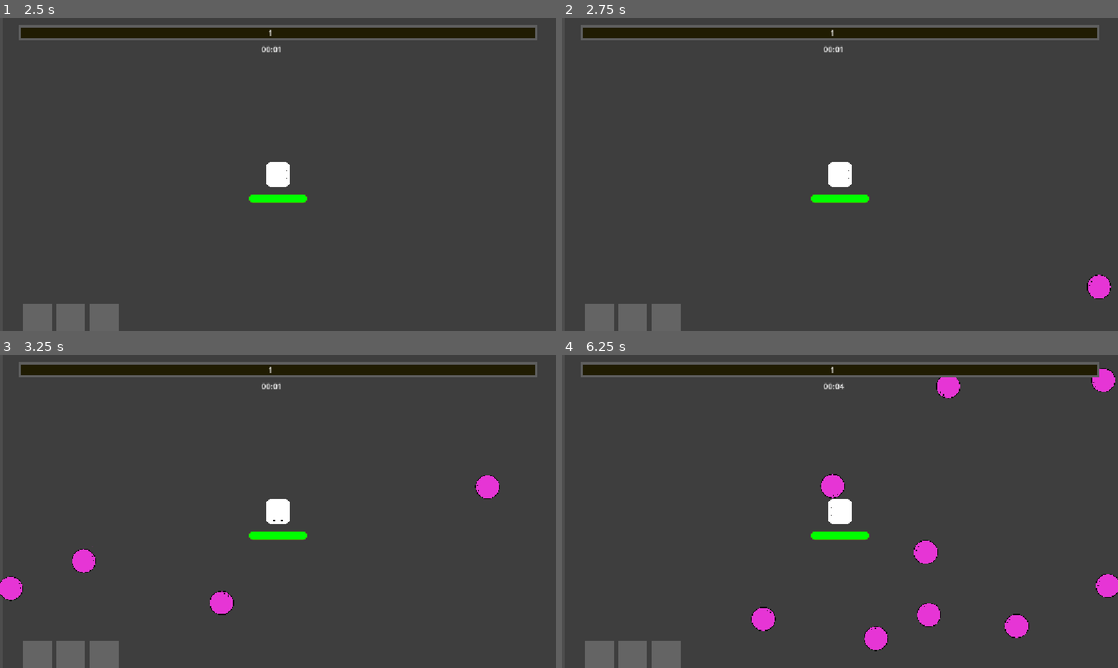
Above: before the commit, frames 1-4 (two rows, left to right).
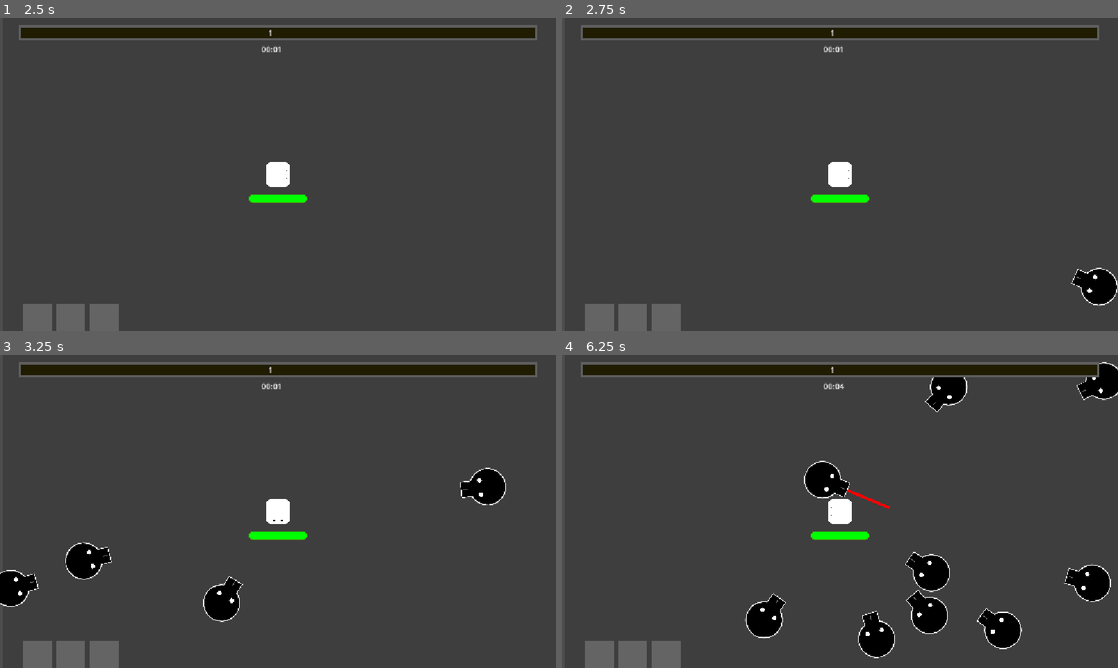
Above: after the commit, the same moments.

Repository: YamatoRyukyu/Unordered
Game: Godot game, scene res://Scenes/GameSequence/title.tscn
The game is run twice, just before and just after one commit, with the same random seed, the same clock (stepped at 60 frames per second) and the same inputs.
Inputs (mouse positions are in pixels of both pictures, inside the frame that each line leads up to):
- Up to frame 1 (2.5 s): click "START" at 0.5 s; click "START" at 1.25 s; tap Enter at 2 s; move the mouse to (400, 158) at 2.02 s; hold Right (move_right) from 2.03 s (still down)
- Up to frame 2 (2.75 s): keep holding Right (move_right)
- Up to frame 3 (3.25 s): move the mouse to (166, 527) at 2.77 s; release Right (move_right) at 2.78 s; hold Down (move_down) from 2.78 s (still down)
- Up to frame 4 (6.25 s): move the mouse to (895, 442) at 3.52 s; release Down (move_down) at 3.53 s; hold Right (move_right) 3.53-4.28 s; move the mouse to (812, 574) at 4.27 s; hold Up (move_up) 4.28-5.03 s; move the mouse to (1006, 558) at 5.02 s; hold Left (move_left) from 5.03 s (still down); move the mouse to (673, 464) at 5.77 s

Frame 1 is identical in both runs. In frame 2, 0.7% of the frame differs, in the area x 91-100%, y 79-92%; in frame 3, 2.7%; in frame 4, 6.4%, in the area x 32-100%, y 2-97%.

Commit message:
[enemy_add]Three enemy added

Diff:
--- a/Scenes/ActionDatas/ActionBase.tscn
+++ b/Scenes/ActionDatas/ActionBase.tscn
@@ -1,9 +1,14 @@
-[gd_scene load_steps=2 format=3 uid="uid://dghc1ei1q2aew"]
+[gd_scene load_steps=3 format=3 uid="uid://dghc1ei1q2aew"]
+
+[ext_resource type="Script" uid="uid://762a7va7vh66" path="res://Scenes/ActionDatas/action_base.gd" id="1_iar1c"]
 
 [sub_resource type="CircleShape2D" id="CircleShape2D_e7jhd"]
 radius = 29.410883
 
 [node name="Area2D" type="Area2D"]
+collision_layer = 0
+collision_mask = 0
+script = ExtResource("1_iar1c")
 
 [node name="CollisionShape2D" type="CollisionShape2D" parent="."]
 shape = SubResource("CircleShape2D_e7jhd")
--- a/Scenes/ActionDatas/Bomb/Bomb.tscn
+++ b/Scenes/ActionDatas/Bomb/Bomb.tscn
@@ -1,8 +1,9 @@
-[gd_scene load_steps=7 format=3 uid="uid://c7ip11hfvoh4k"]
+[gd_scene load_steps=8 format=3 uid="uid://c7ip11hfvoh4k"]
 
 [ext_resource type="PackedScene" uid="uid://dghc1ei1q2aew" path="res://Scenes/ActionDatas/ActionBase.tscn" id="1_q0avp"]
 [ext_resource type="Texture2D" uid="uid://bloxfju2tp5w1" path="res://Pictures/sight.png" id="2_8a5ev"]
 [ext_resource type="Script" uid="uid://tkv7ddvodfke" path="res://Scenes/ActionDatas/Bomb/bomb.gd" id="2_c5o74"]
+[ext_resource type="PackedScene" uid="uid://b3lt5xeqjytxk" path="res://Scenes/Particles/Explosion/explosion.tscn" id="4_07347"]
 
 [sub_resource type="Curve" id="Curve_c5o74"]
 _data = [Vector2(0, 1), 0.0, 0.0, 0, 0, Vector2(1, 0), 0.0, 0.0, 0, 0]
@@ -30,8 +31,12 @@
 collision_layer = 8
 collision_mask = 4
 script = ExtResource("2_c5o74")
+base_attack_damage = 10.0
+base_buff_amount = 1.0
 base_attack_distance = 300.0
+base_attack_rotation = 45
 attack_speed = 1.0
+knockback_force = 0.0
 
 [node name="CollisionShape2D" parent="." index="0"]
 disabled = true
@@ -41,14 +46,6 @@
 scale = Vector2(0.12399999, 0.12399999)
 texture = ExtResource("2_8a5ev")
 
-[node name="GPUParticles2D" type="GPUParticles2D" parent="CollisionShape2D" index="1"]
-z_index = 3
+[node name="GPUParticles2D" parent="CollisionShape2D" index="1" instance=ExtResource("4_07347")]
 position = Vector2(0, 1)
-emitting = false
-amount = 200
-lifetime = 0.5
-one_shot = true
-explosiveness = 0.89
-randomness = 1.0
-visibility_rect = Rect2(-50, -50, 100, 100)
-process_material = SubResource("ParticleProcessMaterial_8a5ev")
+process_material = SubResource("ParticleProcessMaterial_e1hii")
--- a/Scenes/ActionDatas/action_base.gd
+++ b/Scenes/ActionDatas/action_base.gd
@@ -1 +1,2 @@
-extends "res://Scripts/action.gd"
+class_name action
+extends Area2D
--- /dev/null
+++ b/Scenes/DamageLabel/damage_label.gd
@@ -0,0 +1,15 @@
+extends Label
+
+var timer :Timer
+@export var disp_time: float =0.5
+
+func _ready() -> void:
+	timer =$DamageDisplayTimer
+	timer.wait_time =disp_time
+	timer.start()
+
+func set_label_text(label_string:String):
+	text =label_string
+
+func _on_damage_display_timer_timeout() -> void:
+	queue_free()
--- /dev/null
+++ b/Scenes/DamageLabel/damage_label.tscn
@@ -0,0 +1,26 @@
+[gd_scene load_steps=2 format=3 uid="uid://dksjwlvyld5ck"]
+
+[ext_resource type="Script" uid="uid://oo8hi6u74pp3" path="res://Scenes/DamageLabel/damage_label.gd" id="1_qjl8y"]
+
+[node name="DamageLabel" type="Label"]
+anchors_preset = 8
+anchor_left = 0.5
+anchor_top = 0.5
+anchor_right = 0.5
+anchor_bottom = 0.5
+offset_left = -576.0
+offset_top = -324.0
+offset_right = -336.0
+offset_bottom = -132.0
+grow_horizontal = 2
+grow_vertical = 2
+size_flags_horizontal = 4
+theme_override_font_sizes/font_size = 30
+text = "100000"
+horizontal_alignment = 1
+vertical_alignment = 1
+script = ExtResource("1_qjl8y")
+
+[node name="DamageDisplayTimer" type="Timer" parent="."]
+
+[connection signal="timeout" from="DamageDisplayTimer" to="." method="_on_damage_display_timer_timeout"]
--- /dev/null
+++ b/Scenes/Enemys/Bomber/bomber.gd
@@ -0,0 +1,24 @@
+extends EnemyBase
+
+@onready var attack_zone: Area2D =$ExplosionArea
+@onready var particle: GPUParticles2D =$ExplosionParticle
+
+var has_explosion: bool =false
+
+func _calc_movement(delta: float) -> Vector2:
+	if has_explosion:
+		return Vector2.ZERO
+	return global_position.direction_to(player.global_position)
+
+func _process_attack(delta: float) -> void:
+	if has_explosion:
+		if player in attack_zone.get_overlapping_bodies():
+			player.take_damage(base_power)
+		return
+
+	if player in attack_zone.get_overlapping_bodies():
+		particle.emitting =true
+		$Sprite2D.visible =false
+		has_explosion =true
+		await  particle.finished
+		queue_free()
--- /dev/null
+++ b/Scenes/Enemys/Bomber/bomber.tscn
@@ -0,0 +1,57 @@
+[gd_scene load_steps=10 format=3 uid="uid://7jphtmeyishh"]
+
+[ext_resource type="PackedScene" uid="uid://ijbuq3dcbl5u" path="res://Scenes/Enemys/EnemyBase/enemy_base.tscn" id="1_uhmw8"]
+[ext_resource type="Script" uid="uid://dmlha7r0opots" path="res://Scenes/Enemys/Bomber/bomber.gd" id="2_pcwj2"]
+[ext_resource type="Texture2D" uid="uid://q8k1klm7h2f8" path="res://Pictures/bomber.png" id="2_xkdmg"]
+[ext_resource type="PackedScene" uid="uid://b3lt5xeqjytxk" path="res://Scenes/Particles/Explosion/explosion.tscn" id="4_id505"]
+
+[sub_resource type="CircleShape2D" id="CircleShape2D_pcwj2"]
+radius = 159.11317
+
+[sub_resource type="CircleShape2D" id="CircleShape2D_id505"]
+radius = 370.54013
+
+[sub_resource type="Curve" id="Curve_c5o74"]
+_data = [Vector2(0, 1), 0.0, 0.0, 0, 0, Vector2(1, 0), 0.0, 0.0, 0, 0]
+point_count = 2
+
+[sub_resource type="CurveTexture" id="CurveTexture_07347"]
+width = 270
+curve = SubResource("Curve_c5o74")
+
+[sub_resource type="ParticleProcessMaterial" id="ParticleProcessMaterial_ido2v"]
+resource_local_to_scene = true
+particle_flag_disable_z = true
+spread = 180.0
+radial_velocity_min = -1000.0
+radial_velocity_max = 999.99994
+gravity = Vector3(0, 0, 0)
+scale_max = 10.0
+scale_curve = SubResource("CurveTexture_07347")
+color = Color(1, 0.54509807, 0.16078432, 1)
+hue_variation_min = -0.19000001
+hue_variation_max = 0.12999998
+turbulence_enabled = true
+
+[node name="EnemyBase" instance=ExtResource("1_uhmw8")]
+scale = Vector2(0.1, 0.1)
+script = ExtResource("2_pcwj2")
+base_power = 50.0
+speed = 50.0
+
+[node name="CollisionShape2D" parent="." index="0"]
+shape = SubResource("CircleShape2D_pcwj2")
+
+[node name="Sprite2D" parent="." index="1"]
+texture = ExtResource("2_xkdmg")
+
+[node name="ExplosionArea" type="Area2D" parent="." index="3"]
+collision_layer = 16
+collision_mask = 2
+
+[node name="CollisionShape2D" type="CollisionShape2D" parent="ExplosionArea" index="0"]
+shape = SubResource("CircleShape2D_id505")
+debug_color = Color(0.9805924, 0, 0.382344, 0.41960785)
+
+[node name="ExplosionParticle" parent="." index="4" instance=ExtResource("4_id505")]
+process_material = SubResource("ParticleProcessMaterial_ido2v")
--- /dev/null
+++ b/Scenes/Enemys/EnemyBase/enemy_base.gd
@@ -0,0 +1,84 @@
+class_name EnemyBase
+extends CharacterBody2D
+
+@export var base_max_health: float =10.0
+@export var base_power: float =5.0
+@export var speed: float =150.0
+@export var fricion: float =0.1
+@export var xp_amount: int =1
+
+var health: float
+var knockback_velocity: Vector2 =Vector2.ZERO
+var player: CharacterBody2D
+var exp_manager: Node
+var power: float
+
+@onready var action_area: Node2D =$action_area
+@onready var damage_label_scene: PackedScene =preload("res://Scenes/DamageLabel/damage_label.tscn")
+var label_displayer: Node
+
+func _ready() -> void:
+	player =get_tree().get_first_node_in_group("Player")
+	label_displayer =get_node("/root/Game")
+
+	exp_manager =get_node("/root/Game/ExpManager")
+
+	setup_enemy(1)
+	_on_ready_setup()
+
+func setup_enemy(level: int) -> void:
+	var multiplier = 1.0 + (level -1)*0.1
+	health = base_max_health *multiplier
+	power = base_power * multiplier
+
+func _on_ready_setup():
+	pass
+
+func _physics_process(delta: float) -> void:
+	if not player:
+		return
+
+	var move_vec: Vector2 =_calc_movement(delta)
+
+	velocity =move_vec *speed
+	velocity += knockback_velocity
+	knockback_velocity = knockback_velocity.lerp(Vector2.ZERO, fricion)
+
+	move_and_slide()
+
+	if move_vec != Vector2.ZERO:
+		rotation =move_vec.angle()
+
+	_process_attack(delta)
+
+func _calc_movement(delta: float) -> Vector2:
+	return Vector2.ZERO
+
+func _process_attack(delta: float) -> void:
+	pass
+
+func take_damage(damage: float) ->void:
+	health -= damage
+	_damage_timer_setting(damage)
+
+	if health <= 0:
+		die()
+
+func die() ->void:
+	if exp_manager:
+		exp_manager.spawn(global_position, xp_amount)
+	queue_free()
+
+func apply_knockback(force_vector: Vector2):
+	knockback_velocity = force_vector
+
+
+func _damage_timer_setting(damage:float):
+	var damage_label_instance: Label =damage_label_scene.instantiate()
+	add_child(damage_label_instance)
+	damage_label_instance.set_label_text(str(int(damage)))
+	damage_label_instance.global_position =Vector2(
+		global_position.x -damage_label_instance.size.x/2,
+		global_position.y -damage_label_instance.size.y/2
+	)
+	damage_label_instance.reparent(label_displayer)
--- /dev/null
+++ b/Scenes/Enemys/EnemyBase/enemy_base.tscn
@@ -0,0 +1,18 @@
+[gd_scene load_steps=3 format=3 uid="uid://ijbuq3dcbl5u"]
+
+[ext_resource type="PackedScene" uid="uid://dgp1yv70wg6f6" path="res://Scenes/ActionGenerator/action_generator.tscn" id="2_lcq48"]
+
+[sub_resource type="RectangleShape2D" id="RectangleShape2D_f4wq1"]
+
+[node name="EnemyBase" type="CharacterBody2D"]
+collision_layer = 4
+collision_mask = 11
+motion_mode = 1
+
+[node name="CollisionShape2D" type="CollisionShape2D" parent="."]
+shape = SubResource("RectangleShape2D_f4wq1")
+
+[node name="Sprite2D" type="Sprite2D" parent="."]
+
+[node name="action_area" parent="." instance=ExtResource("2_lcq48")]
+attack_target_mask = 2
--- /dev/null
+++ b/Scenes/Enemys/Gunner/gunner.gd
@@ -0,0 +1,37 @@
+extends EnemyBase
+
+@export var shoot_range: float =500
+@export var shoot_scene: ActionData
+@onready var range_pointer: ColorRect =$%RangePointer
+
+@export var attack_rate: float =0.5
+var attack_count: float =0
+var POINTER_WIDTH: float =100.0
+
+var detect_area: Area2D
+
+func _on_ready_setup():
+	range_pointer.size.x =shoot_range
+	$DetectArea/CollisionShape2D.shape.size.x =shoot_range
+	detect_area =$DetectArea
+
+func _calc_movement(delta: float) -> Vector2:
+	if player in detect_area.get_overlapping_bodies():
+		return Vector2.ZERO
+	else :
+		return global_position.direction_to(player.global_position)
+
+func _process_attack(delta: float) -> void:
+	if player in detect_area.get_overlapping_bodies():
+		# Shoot by attack count
+		if attack_count >= attack_rate:
+			attack_count =0
+			action_area.generate_action(shoot_scene, power)
+
+		# Change width and position for spread from center
+		range_pointer.size.y =attack_count *POINTER_WIDTH
+		range_pointer.position.y =-range_pointer.size.y /2
+		attack_count += delta
+
+	else :
+		range_pointer.size.y =0
--- /dev/null
+++ b/Scenes/Enemys/Gunner/gunner.tscn
@@ -0,0 +1,45 @@
+[gd_scene load_steps=7 format=3 uid="uid://bhorosdvjk1dm"]
+
+[ext_resource type="PackedScene" uid="uid://ijbuq3dcbl5u" path="res://Scenes/Enemys/EnemyBase/enemy_base.tscn" id="1_hb33v"]
+[ext_resource type="Texture2D" uid="uid://cr2aischprjym" path="res://Pictures/Gunner.png" id="2_78lxn"]
+[ext_resource type="Script" uid="uid://0icxl7gxeug7" path="res://Scenes/Enemys/Gunner/gunner.gd" id="2_o63us"]
+[ext_resource type="Resource" uid="uid://c8176ogcufrhg" path="res://Scenes/ActionDatas/Canon/canon.tres" id="3_vhq7k"]
+
+[sub_resource type="CircleShape2D" id="CircleShape2D_o63us"]
+radius = 140.08926
+
+[sub_resource type="RectangleShape2D" id="RectangleShape2D_vhq7k"]
+size = Vector2(500, 108)
+
+[node name="Gunner" instance=ExtResource("1_hb33v")]
+scale = Vector2(0.3, 0.3)
+script = ExtResource("2_o63us")
+shoot_scene = ExtResource("3_vhq7k")
+
+[node name="CollisionShape2D" parent="." index="0"]
+shape = SubResource("CircleShape2D_o63us")
+
+[node name="RangePointer" type="ColorRect" parent="." index="1"]
+unique_name_in_owner = true
+anchors_preset = 8
+anchor_left = 0.5
+anchor_top = 0.5
+anchor_right = 0.5
+anchor_bottom = 0.5
+offset_right = 500.0
+grow_horizontal = 2
+grow_vertical = 2
+color = Color(1, 0, 0, 1)
+
+[node name="Sprite2D" parent="." index="2"]
+texture = ExtResource("2_78lxn")
+
+[node name="DetectArea" type="Area2D" parent="." index="4"]
+unique_name_in_owner = true
+collision_layer = 0
+collision_mask = 2
+
+[node name="CollisionShape2D" type="CollisionShape2D" parent="DetectArea" index="0"]
+position = Vector2(241, 0)
+shape = SubResource("RectangleShape2D_vhq7k")
+debug_color = Color(0.97891766, 0, 0.39612246, 0.41960785)
--- /dev/null
+++ b/Scenes/Enemys/Sticky/sticky.gd
@@ -0,0 +1,10 @@
+extends EnemyBase
+
+@onready var attack_zone: Area2D =$AttackZone
+
+func _calc_movement(delta: float) -> Vector2:
+	return global_position.direction_to(player.global_position)
+
+func _process_attack(delta: float) -> void:
+	if player in attack_zone.get_overlapping_bodies():
+		player.take_damage(base_power *delta)
--- /dev/null
+++ b/Scenes/Enemys/Sticky/sticky.tscn
@@ -0,0 +1,28 @@
+[gd_scene load_steps=6 format=3 uid="uid://klqctaar6dca"]
+
+[ext_resource type="PackedScene" uid="uid://ijbuq3dcbl5u" path="res://Scenes/Enemys/EnemyBase/enemy_base.tscn" id="1_8bdrj"]
+[ext_resource type="Script" uid="uid://cdamw571r4lro" path="res://Scenes/Enemys/Sticky/sticky.gd" id="2_qhd3p"]
+[ext_resource type="Texture2D" uid="uid://k1threoy8t00" path="res://Pictures/enemy1.png" id="3_k75db"]
+
+[sub_resource type="CircleShape2D" id="CircleShape2D_k75db"]
+radius = 270.1851
+
+[sub_resource type="CircleShape2D" id="CircleShape2D_qhd3p"]
+
+[node name="Sticky" instance=ExtResource("1_8bdrj")]
+scale = Vector2(0.1, 0.1)
+script = ExtResource("2_qhd3p")
+base_max_health = 2.0
+
+[node name="CollisionShape2D" parent="." index="0"]
+shape = SubResource("CircleShape2D_k75db")
+debug_color = Color(0.96168846, 1.540184e-06, 0.51167804, 0.41960785)
+
+[node name="Sprite2D" parent="." index="1"]
+texture = ExtResource("3_k75db")
+
+[node name="AttackZone" type="Area2D" parent="." index="3"]
+
+[node name="CollisionShape2D" type="CollisionShape2D" parent="AttackZone" index="0"]
+scale = Vector2(26.875, 26.875)
+shape = SubResource("CircleShape2D_qhd3p")
--- a/Scenes/GameSequence/survive_game.gd
+++ b/Scenes/GameSequence/survive_game.gd
@@ -11,10 +11,8 @@
 	_timer_to_watch()
 
 func spawn_mob():
-	var new_mob = preload("res://Scenes/Mobs/mob.tscn").instantiate()
 	%PathFollow2D.progress_ratio = randf()
-	new_mob.global_position = %PathFollow2D.global_position
-	add_child(new_mob)
+	%MobSpawner.spawn(%PathFollow2D.global_position, %Player.level)
 
 
 func _on_timer_timeout() -> void:
--- a/Scenes/GameSequence/survive_game.tscn
+++ b/Scenes/GameSequence/survive_game.tscn
@@ -6,6 +6,7 @@
 [ext_resource type="PackedScene" uid="uid://eo11qkw78wp1" path="res://Scenes/ActionSlot/action_slot.tscn" id="4_am3ab"]
 [ext_resource type="Script" uid="uid://dv0vjuq65lx2t" path="res://Scenes/EXP/exp_manager.gd" id="4_d1rg3"]
 [ext_resource type="PackedScene" uid="uid://cexra37nm8rue" path="res://Scenes/LevelUpUI/LevelUpUI.tscn" id="5_t1jgj"]
+[ext_resource type="PackedScene" uid="uid://bbs5bai551n12" path="res://Scenes/MobSpawner/mob_spawner.tscn" id="7_kfp1y"]
 
 [sub_resource type="Curve2D" id="Curve2D_d1rg3"]
 _data = {
@@ -130,6 +131,9 @@
 [node name="ExpManager" type="Node2D" parent="."]
 script = ExtResource("4_d1rg3")
 
+[node name="MobSpawner" parent="." instance=ExtResource("7_kfp1y")]
+unique_name_in_owner = true
+
 [connection signal="call_levelup_ui" from="Player" to="Player/UI/LevelUPUI" method="_on_player_call_levelup_ui"]
 [connection signal="change_action" from="Player" to="HUD/ActionSlot" method="_on_player_change_action"]
 [connection signal="exp_update" from="Player" to="." method="_on_player_exp_update"]
--- /dev/null
+++ b/Scenes/MobSpawner/mob_spawner.gd
@@ -0,0 +1,24 @@
+extends Node
+
+@export var enemy_scenes: Array[PackedScene]
+@onready var game_world =get_parent()
+
+func spawn(spawn_position: Vector2, player_level: int) -> void:
+	if enemy_scenes.is_empty():
+		return
+
+	var selected_enemy_scene: PackedScene
+	if player_level <5:
+		selected_enemy_scene =enemy_scenes[0]
+	elif player_level <10:
+		selected_enemy_scene =enemy_scenes[1]
+	else :
+		selected_enemy_scene =enemy_scenes.pick_random()
+
+	var enemy: Node =selected_enemy_scene.instantiate()
+	enemy.global_position =spawn_position
+
+	if enemy.has_method("setup_enemy"):
+		enemy.setup_enemy(player_level)
+
+	game_world.add_child(enemy)
--- /dev/null
+++ b/Scenes/MobSpawner/mob_spawner.tscn
@@ -0,0 +1,10 @@
+[gd_scene load_steps=5 format=3 uid="uid://bbs5bai551n12"]
+
+[ext_resource type="Script" uid="uid://cohpbvdjc72bb" path="res://Scenes/MobSpawner/mob_spawner.gd" id="1_vcd78"]
+[ext_resource type="PackedScene" uid="uid://klqctaar6dca" path="res://Scenes/Enemys/Sticky/sticky.tscn" id="2_px85r"]
+[ext_resource type="PackedScene" uid="uid://7jphtmeyishh" path="res://Scenes/Enemys/Bomber/bomber.tscn" id="3_mjxm6"]
+[ext_resource type="PackedScene" uid="uid://bhorosdvjk1dm" path="res://Scenes/Enemys/Gunner/gunner.tscn" id="4_mjxm6"]
+
+[node name="MobSpawner" type="Node"]
+script = ExtResource("1_vcd78")
+enemy_scenes = Array[PackedScene]([ExtResource("4_mjxm6"), ExtResource("2_px85r"), ExtResource("3_mjxm6")])
--- a/Scenes/Mobs/mob.gd
+++ b/Scenes/Mobs/mob.gd
@@ -2,19 +2,21 @@
 
 var knockback_velocity: Vector2 =Vector2.ZERO
 @export var friction: float =0.1
+@export var damage_label_scene: PackedScene
 
 var player
 var exp_manager
 var health
+var label_displayer :Node
 @export var attack: float
-@export var damage_disp_time: float =0.5
 
 func _ready() -> void:
 	player = get_node("/root/Game/Player")
 	exp_manager = get_node("/root/Game/ExpManager")
+	damage_label_scene =preload("res://Scenes/DamageLabel/damage_label.tscn")
+	label_displayer =get_node("/root/Game")
+
 	health =3
-	%DamageLabel.visible =false
-	%DamageDisplayTimer.wait_time =damage_disp_time
 
 func _physics_process(delta: float) -> void:
 	var speed = 150.0
@@ -34,18 +36,22 @@
 
 func take_damage(damage: float):
 	health -=damage
-	%DamageLabel.visible =true
-	%DamageLabel.text =str(damage)
-
-	%DamageDisplayTimer.start()
+	_damage_timer_setting(damage)
 
 	if health <=0:
 		exp_manager.spawn(global_position, 10)
 		queue_free()
 
 
-func _on_damage_display_timer_timeout() -> void:
-	%DamageLabel.visible =false
-
 func apply_knockback(force_vector: Vector2):
 	knockback_velocity = force_vector
+
+func _damage_timer_setting(damage:float):
+	var damage_label_instance: Label =damage_label_scene.instantiate()
+	add_child(damage_label_instance)
+	damage_label_instance.set_label_text(str(int(damage)))
+	damage_label_instance.global_position =Vector2(
+		global_position.x -damage_label_instance.size.x/2,
+		global_position.y -damage_label_instance.size.y/2
+	)
+	damage_label_instance.reparent(label_displayer)
--- a/Scenes/Mobs/mob.tscn
+++ b/Scenes/Mobs/mob.tscn
@@ -32,25 +32,3 @@
 
 [node name="CollisionShape2D" type="CollisionShape2D" parent="attack_zone"]
 shape = SubResource("CircleShape2D_nwn7s")
-
-[node name="DamageLabel" type="Label" parent="."]
-unique_name_in_owner = true
-anchors_preset = 8
-anchor_left = 0.5
-anchor_top = 0.5
-anchor_right = 0.5
-anchor_bottom = 0.5
-offset_left = -130.0
-offset_top = -439.99997
-offset_right = 110.0
-offset_bottom = -247.99997
-grow_horizontal = 2
-grow_vertical = 2
-size_flags_horizontal = 4
-theme_override_font_sizes/font_size = 140
-text = "100"
-
-[node name="DamageDisplayTimer" type="Timer" parent="."]
-unique_name_in_owner = true
-
-[connection signal="timeout" from="DamageDisplayTimer" to="." method="_on_damage_display_timer_timeout"]
--- /dev/null
+++ b/Scenes/Particles/Explosion/explosion.tscn
@@ -0,0 +1,34 @@
+[gd_scene load_steps=4 format=3 uid="uid://b3lt5xeqjytxk"]
+
+[sub_resource type="Curve" id="Curve_c5o74"]
+_data = [Vector2(0, 1), 0.0, 0.0, 0, 0, Vector2(1, 0), 0.0, 0.0, 0, 0]
+point_count = 2
+
+[sub_resource type="CurveTexture" id="CurveTexture_07347"]
+width = 270
+curve = SubResource("Curve_c5o74")
+
+[sub_resource type="ParticleProcessMaterial" id="ParticleProcessMaterial_8a5ev"]
+resource_local_to_scene = true
+particle_flag_disable_z = true
+spread = 180.0
+radial_velocity_min = -1000.0
+radial_velocity_max = 999.99994
+gravity = Vector3(0, 0, 0)
+scale_max = 10.0
+scale_curve = SubResource("CurveTexture_07347")
+color = Color(1, 0.54509807, 0.16078432, 1)
+hue_variation_min = -0.19000001
+hue_variation_max = 0.12999998
+turbulence_enabled = true
+
+[node name="GPUParticles2D" type="GPUParticles2D"]
+z_index = 3
+emitting = false
+amount = 200
+lifetime = 0.5
+one_shot = true
+explosiveness = 0.89
+randomness = 1.0
+visibility_rect = Rect2(-50, -50, 100, 100)
+process_material = SubResource("ParticleProcessMaterial_8a5ev")
--- a/Scenes/Player/Player.tscn
+++ b/Scenes/Player/Player.tscn
@@ -17,13 +17,13 @@
 [sub_resource type="CircleShape2D" id="CircleShape2D_ude3g"]
 radius = 2531.024
 
-[node name="Player" type="CharacterBody2D"]
+[node name="Player" type="CharacterBody2D" groups=["Player"]]
 collision_layer = 2
 collision_mask = 21
 motion_mode = 1
 script = ExtResource("1_ft8w5")
 action_resources = Array[ExtResource("2_t26db")]([ExtResource("2_ude3g"), ExtResource("3_4wape"), ExtResource("4_t26db")])
-base_health = 99999.0
+base_health = 500.0
 
 [node name="CollisionShape2D" type="CollisionShape2D" parent="."]
 position = Vector2(-0.5, 0)
@@ -38,6 +38,7 @@
 autostart = true
 
 [node name="action_area" parent="." instance=ExtResource("3_h54ih")]
+attack_target_mask = 20
 
 [node name="damage_area" type="Area2D" parent="."]
 unique_name_in_owner = true
--- a/Scripts/action.gd
+++ b/Scripts/action.gd
@@ -29,3 +29,7 @@
 
 func _on_touched_enemy():
 	pass
+
+
+func setup_collision(target_mask: int):
+	collision_mask =target_mask
--- a/Scripts/action_area.gd
+++ b/Scripts/action_area.gd
@@ -1,4 +1,6 @@
 extends Node2D
+
+@export_flags_2d_physics var attack_target_mask: int
 
 var buff_multiplier ={
 	"range":1.0,
@@ -13,6 +15,10 @@
 
 	for i in range(buff_multiplier["action_quantity"]):
 		var action_instance = action_scene.instantiate()
+
+		if action_instance.has_method("setup_collision"):
+			action_instance.setup_collision(attack_target_mask)
+
 
 		var player =get_parent()
 		if action_instance.has_method("_on_player_change_action"):
Binary file added: Pictures/Gunner.png
Not shown, added: Pictures/Gunner.png.import
Binary file added: Pictures/bomber.png
Not shown, added: Pictures/bomber.png.import
Not shown: 1 places in Scenes/ActionDatas/Bomb/Bomb.tscn that only renumber resources
Not shown, added: Scenes/DamageLabel/damage_label.gd.uid
Not shown, added: Scenes/Enemys/Bomber/bomber.gd.uid
Not shown, added: Scenes/Enemys/EnemyBase/enemy_base.gd.uid
Not shown, added: Scenes/Enemys/Gunner/gunner.gd.uid
Not shown, added: Scenes/Enemys/Sticky/sticky.gd.uid
Not shown: 1 places in Scenes/GameSequence/survive_game.tscn that only renumber resources
Not shown, added: Scenes/MobSpawner/mob_spawner.gd.uid
